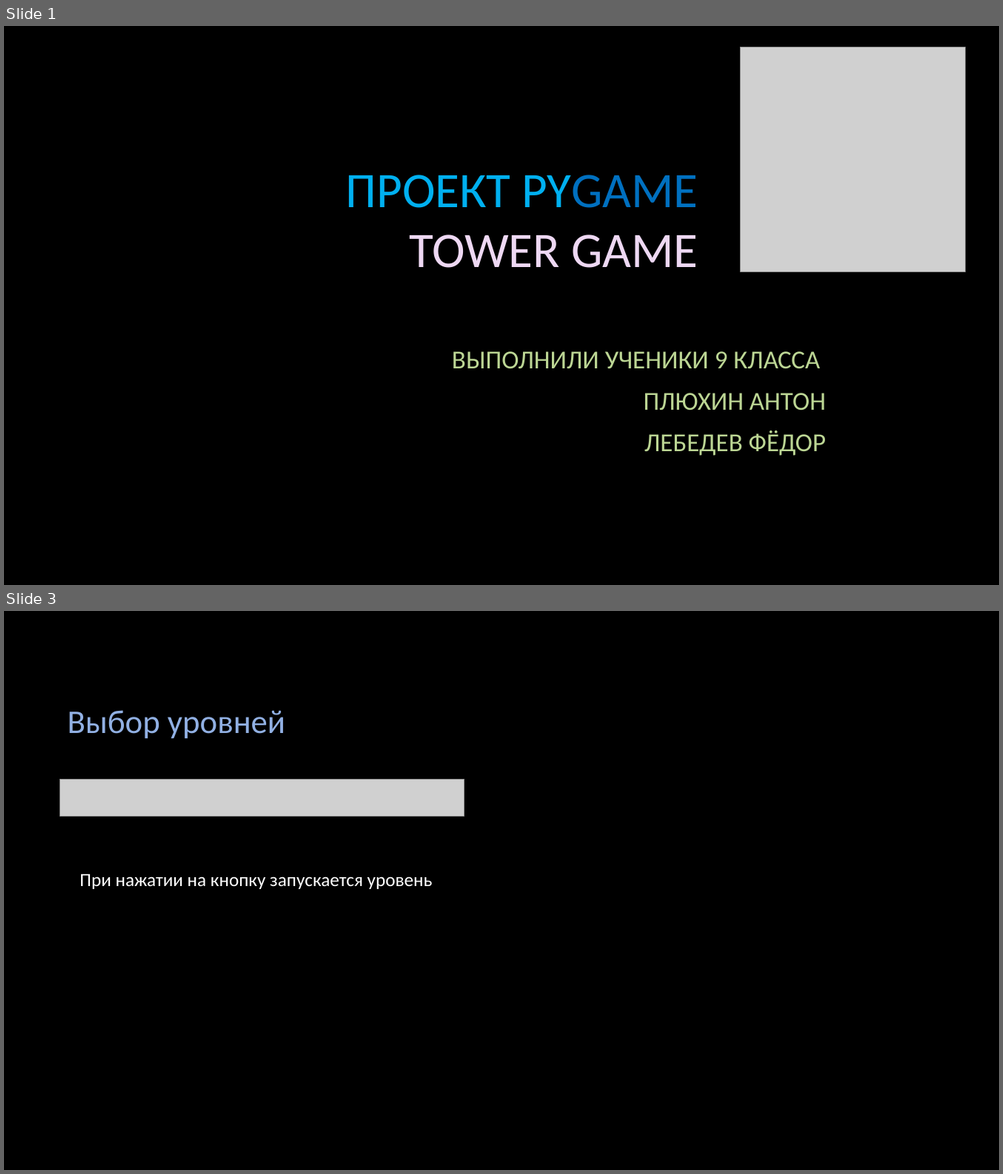
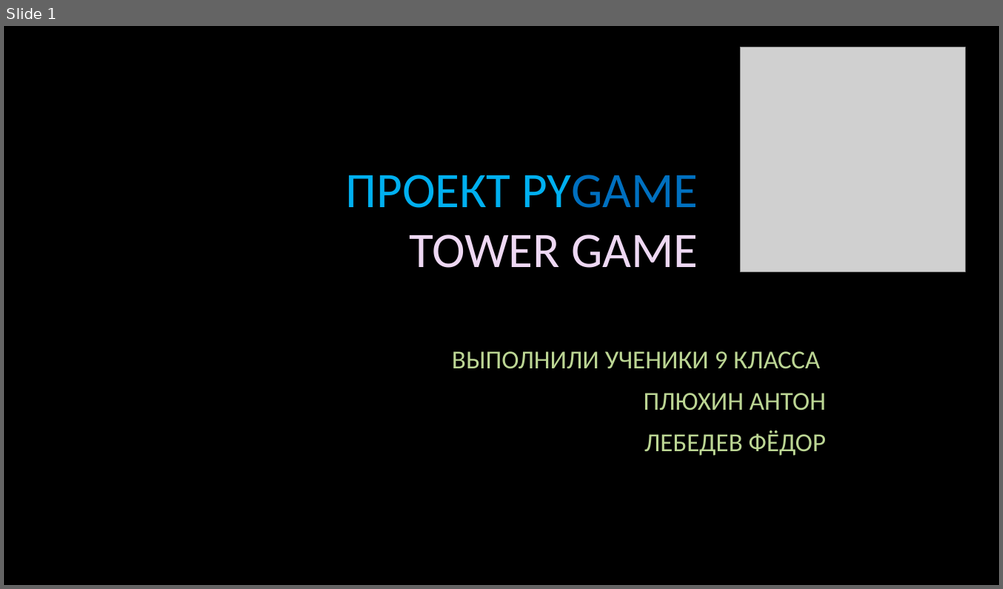
Before and after one commit to Anton-beep/TowerGame, a slide deck: info/PyGameTower.pptx. Shown one above the other, each under a label of ours: slides 1 and 3 before the commit, slide 1 after it; the slides between them are not shown. The pictures are 1003x1174 and 1003x589 pixels, drawn with LibreOffice and Linux fonts; fonts in the diff are those of the drawing; grey boxes stand for pictures; background and template pictures are left out. Boxes give left, top, right and bottom in pixels: in the first picture for what was removed or moved away, otherwise in the second. Text is boxed around its words. In the diff, an @@ line names an element or a change of style, - is before the commit and + after.

```diff
--- a/info/PyGameTower.pptx
+++ b/info/PyGameTower.pptx
@@ slide 3 removed at (4,611,999,1170), background picture (left out) @@
@@ title removed at (68,710,285,739) @@
-Выбор уровней
@@ picture removed at (60,780,464,816) @@
@@ text removed at (79,874,432,889) @@
-При нажатии на кнопку запускается уровень
```
Also in this commit, not shown: 2 slides changed, 2 slides added, 5 other files.
